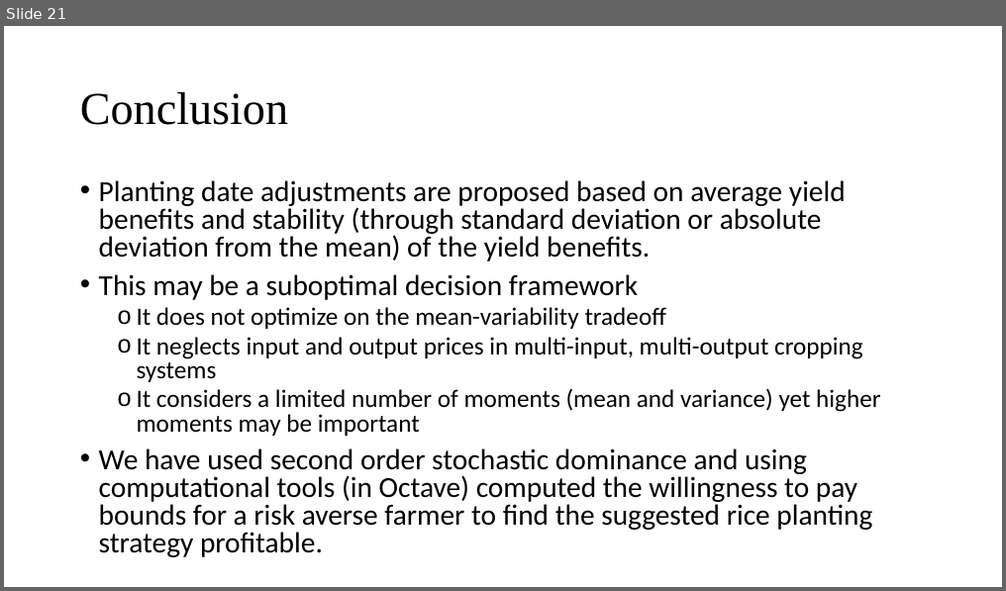
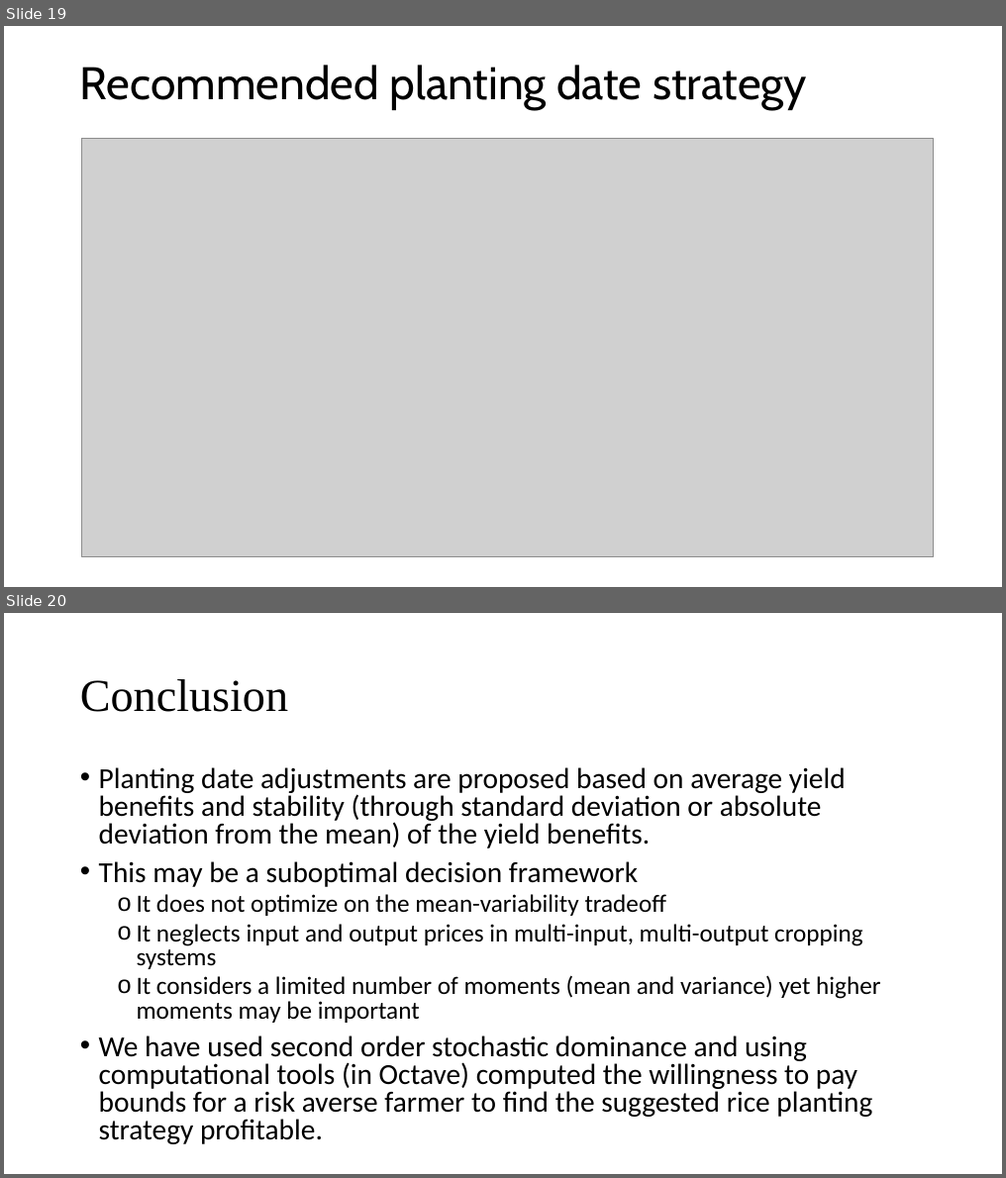
Before and after one commit to AntonUrfels/econ-sims-bihar, a slide deck: Planting date strategies under risk considerations_IGP_v2.pptx. Shown one above the other, each under a label of ours: slide 21 before the commit, slides 19 and 20 after it. The pictures are 1006x591 and 1006x1178 pixels, drawn with LibreOffice and Linux fonts; fonts in the diff are those of the drawing; grey boxes stand for pictures. Boxes give left, top, right and bottom in pixels: in the first picture for what was removed or moved away, otherwise in the second. Text is boxed around its words. In the diff, an @@ line names an element or a change of style, - is before the commit and + after.

```diff
--- a/Planting date strategies under risk considerations_IGP_v2.pptx
+++ b/Planting date strategies under risk considerations_IGP_v2.pptx
@@ slide 19 added at (x1=4, y1=26, x2=1002, y2=587), background #FFFFFF @@
@@ title added at (x1=80, y1=65, x2=807, y2=110), 44 pt, text #000000 @@
+Recommended planting date strategy
@@ picture added at (x1=82, y1=138, x2=934, y2=558) @@
@@ what was slide 21 is now slide 20 @@
```
Also in this commit, not shown: 3 slides changed, 2 slides removed, 4 other files.
